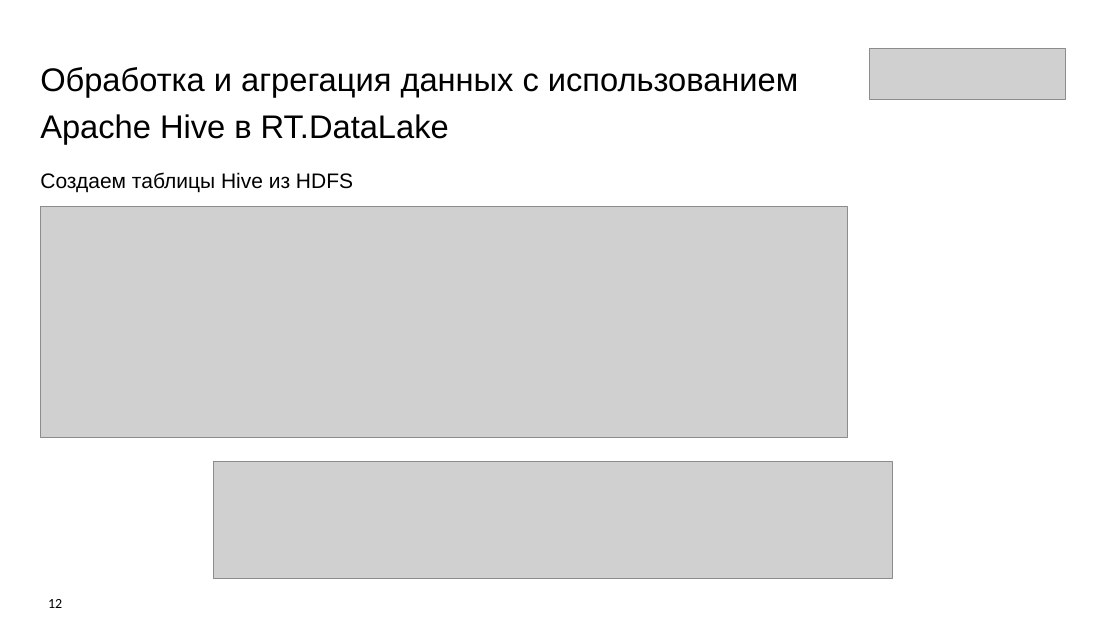
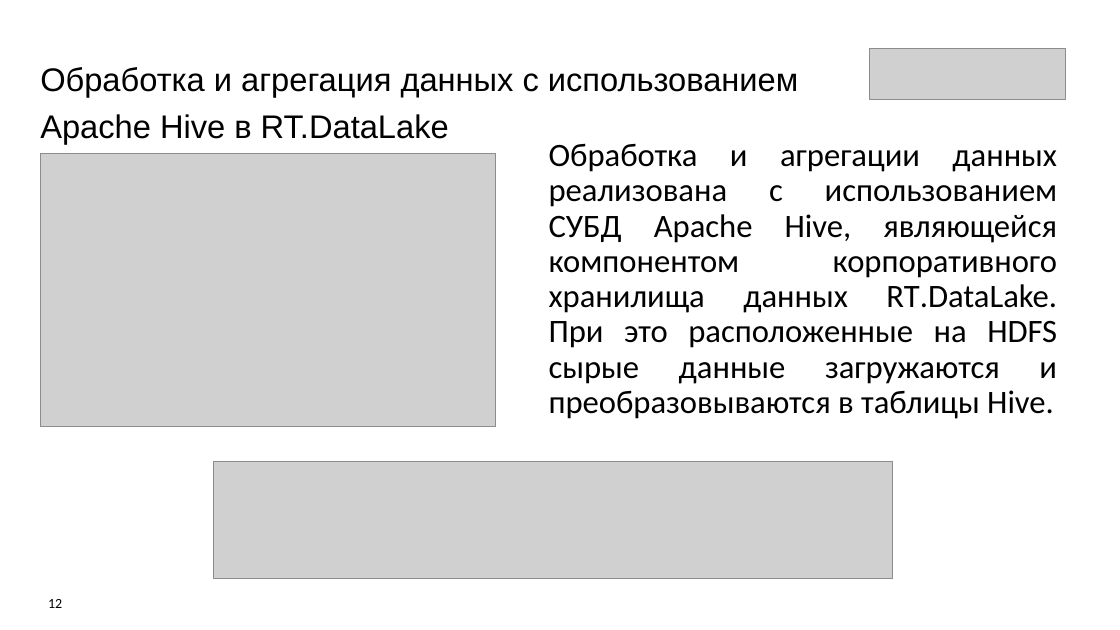
Before and after one commit to Olmeor/Data-engineer_Rostelecom_programming_school, a slide deck: slide 12 of Сertification/presentation.pptx. Drawn at 1120x630 pixels with LibreOffice and Linux fonts; fonts in the diff are those of the drawing; grey boxes stand for pictures. Boxes give left, top, right and bottom in pixels: in the first picture for what was removed or moved away, otherwise in the second. Text is boxed around its words. In the diff, an @@ line names an element or a change of style, - is before the commit and + after.

```diff
--- a/Сertification/presentation.pptx
+++ b/Сertification/presentation.pptx
@@ text added at [549, 143, 1057, 419], 28 pt, text #000000 @@
+Обработка и агрегации данных реализована с использованием СУБД Apache Hive, являющейся компонентом корпоративного хранилища данных RT.DataLake. При это расположенные на HDFS сырые данные загружаются и преобразовываются в таблицы Hive.
@@ text removed at [40, 172, 353, 193] @@
-Создаем таблицы Hive из HDFS
@@ picture added at [40, 154, 496, 427] @@
@@ picture removed at [40, 207, 848, 437] @@
```
Also in this commit, not shown: 4 other slides changed, 1 other file.
